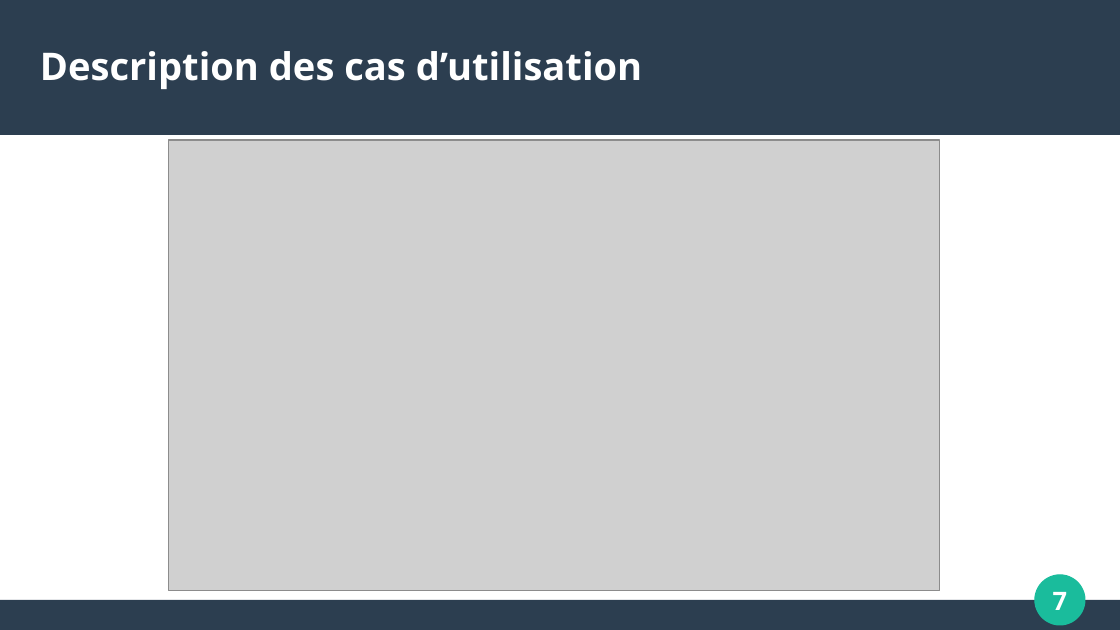
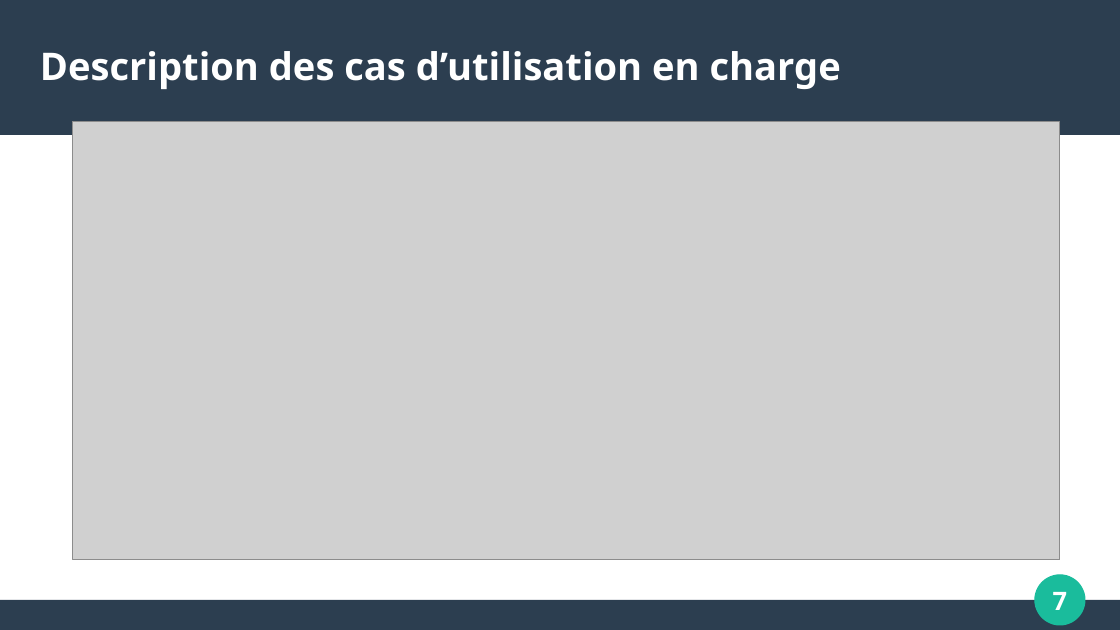
Before and after one commit to JulienGasparDeBarros/Automatisation-Inventaire, a slide deck: slide 7 of Etudiant 1/diapo revue 1.odp. Drawn at 1120x630 pixels with LibreOffice and Linux fonts; fonts in the diff are those of the drawing; grey boxes stand for pictures. Boxes give left, top, right and bottom in pixels: in the first picture for what was removed or moved away, otherwise in the second. Text is boxed around its words. In the diff, an @@ line names an element or a change of style, - is before the commit and + after.

```diff
--- a/Etudiant 1/diapo revue 1.odp
+++ b/Etudiant 1/diapo revue 1.odp
@@ title at (40,51,841,89): text changed @@
-Description des cas d’utilisation
+Description des cas d’utilisation en charge
@@ picture: place and size @@
-picture at (169,140,940,592)
+picture at (72,122,1060,560)
```
Also in this commit, not shown: 2 other slides changed, 3 slides added, 3 slides removed.
